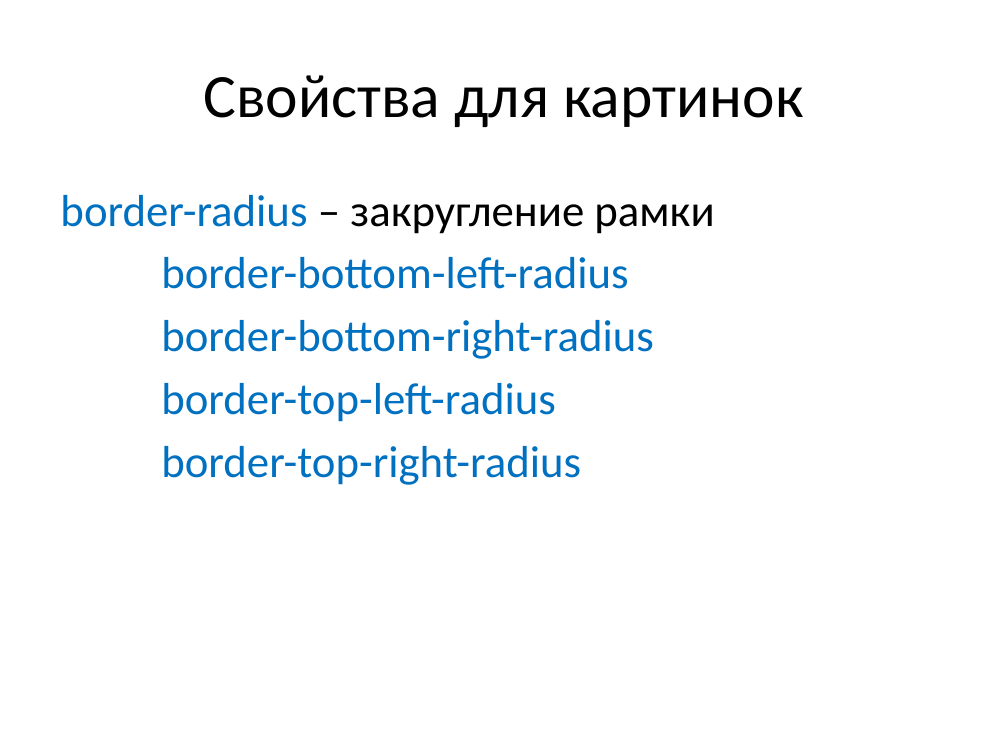
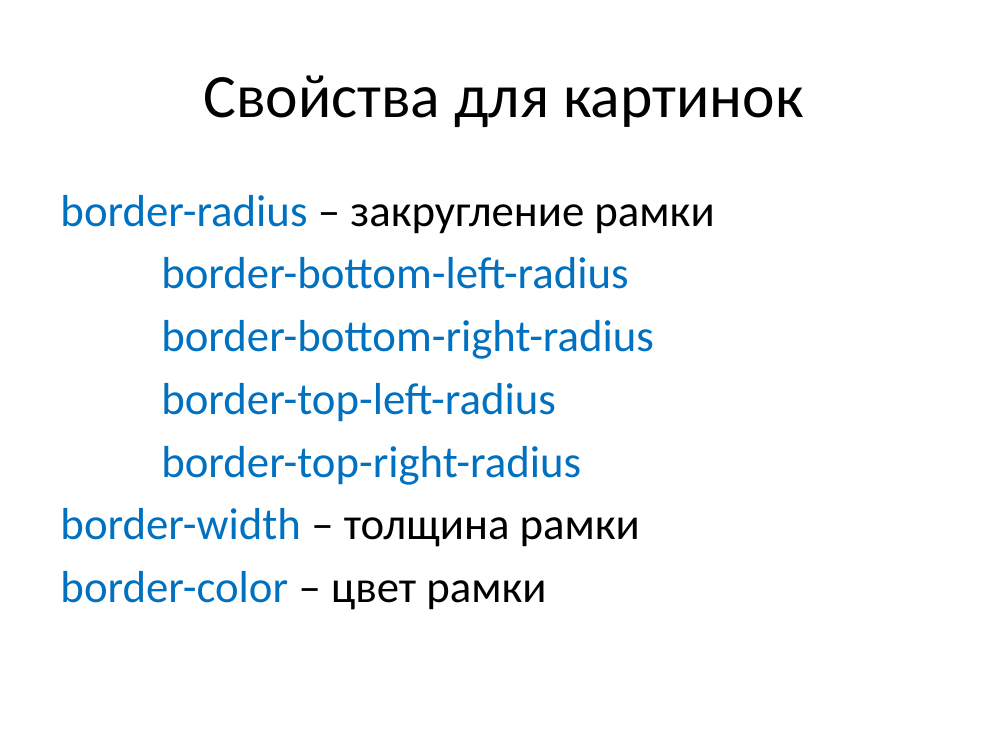
Before and after one commit to only4int/itstep, a slide deck: slide 9 of lections/HTML. Изображения.pptx. Drawn at 1008x756 pixels with LibreOffice and Linux fonts; fonts in the diff are those of the drawing. Boxes give left, top, right and bottom in pixels: in the first picture for what was removed or moved away, otherwise in the second. Text is boxed around its words. In the diff, an @@ line names an element or a change of style, - is before the commit and + after.

```diff
--- a/lections/HTML. Изображения.pptx
+++ b/lections/HTML. Изображения.pptx
@@ text at [60, 508, 640, 610]: paragraphs added @@
+    border-width – толщина рамки
+    border-color – цвет рамки
```
Also in this commit, not shown: 13 other files.
